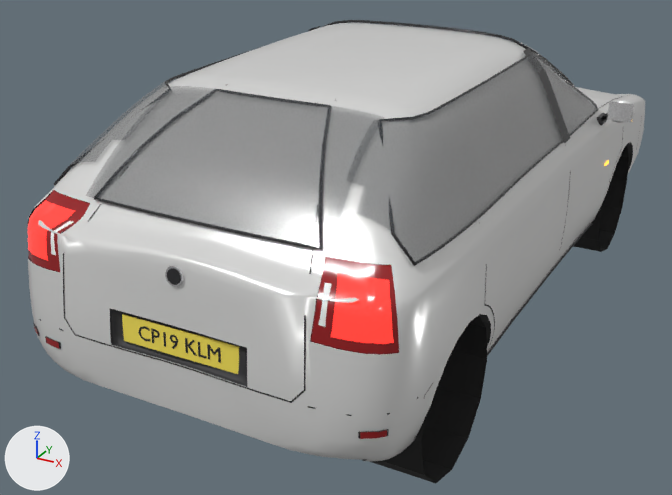
Two versions of the glTF model assets/vehicles/civ_compact.glb, one commit apart.
The view is the same before and after, from a 50 mm camera at (1.92, -4.24, 2.32) aimed at (-0.26, -0.26, 0.33). The lights are fixed; the arrows at lower left show +X, +Y and +Z. The older version comes first. Vertices at exactly the same position are counted once.

Names of what the first picture shows: 'civ_compact'.
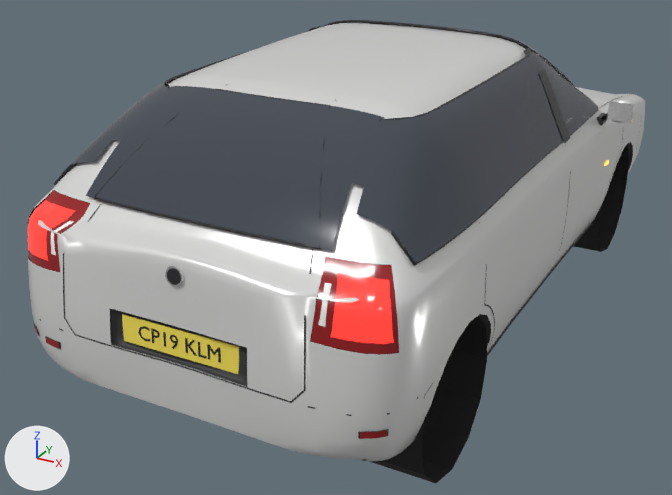
The change in detail:
Material 'glass' (mat_glass) is new.
Its base color is (0.05, 0.06, 0.08) (greyish blue #3f4550).
Its roughness is 0.08.
me_civ_compact has 8929 vertices, 16297 faces and spans x -1.0..1.0, y -1.95..2.1, z -0.04..1.46.
me_civ_compact is used by ob_civ_compact; location (0.0, 0.0, 0.0).
me_civ_compact part 1: all 1486 faces that had it switch from mat_glass_clear (dark grey #454b50) to mat_glass (greyish blue #3f4550).

Pixel boxes [x1, y1, x2, y2] of what changed, in the pictures (672 x 495 px):
part 1 of me_civ_compact, recoloured: [65, 22, 599, 262] in both
